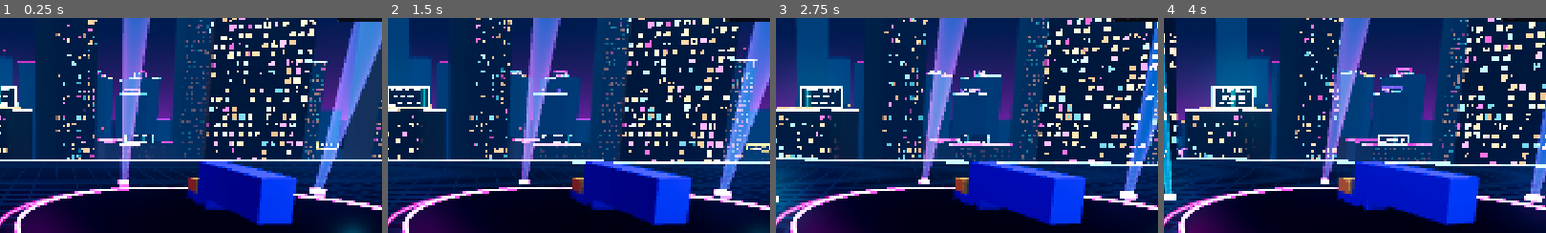
Above: before the commit, frames 1-4 (left to right).
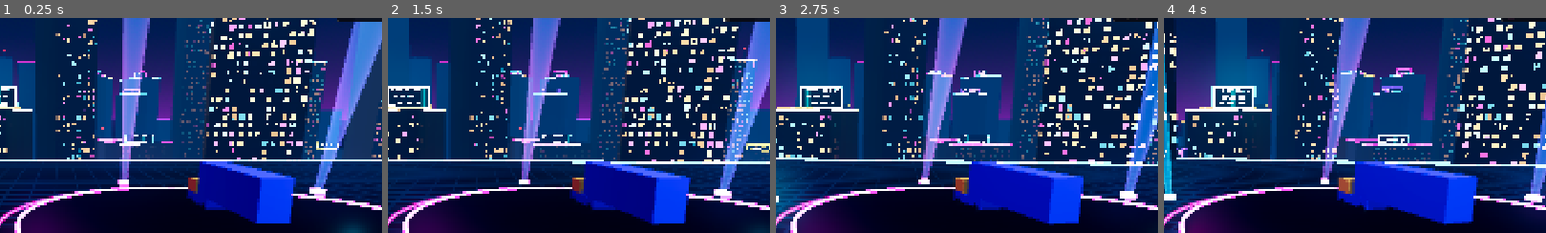
Above: after the commit, the same moments.

Repository: Shoz567/course-camions
Game: Godot game, scene res://ui/main_menu.tscn
Same seed, same stepped clock (60 frames per second), same inputs: the game is played once before the commit and once after it.
Inputs (mouse positions are % of the whole screen's width and height, from its top left):
- Up to frame 1 (0.25 s): no input
- Up to frame 2 (1.5 s): click "100cc NORMAL" at 0.5 s; click "100cc NORMAL" at 1.25 s
- Up to frame 3 (2.75 s): tap Enter (ui_accept) at 2, 2.27 s; move the mouse to (72, 45) at 2.02 s; hold D from 2.03 s (still down); tap Space at 2.1 s; click (72, 45) at 2.17 s
- Up to frame 4 (4 s): release D at 2.75 s; drag from (30, 55) to (45, 70) at 2.77 s; move the mouse to (60, 28) at 3.52 s; hold D from 3.53 s (still down); tap Shift at 3.6 s
The pictures show only the part of the screen within x 43-93%, y 8-58%; the shares and areas given below are measured in that part.

The runs differ from the first frame. In frame 1, 0.5% of the frame differs, in the area x 51-78%, y 68-97%; in frame 2, 0.5%; in frame 3, 0.6%, in the area x 48-82%, y 65-97%; in frame 4, 0.6%.

Commit message:
assets: une remorque unique par vehicule, structure comprise
Plus aucun chassis, essieu ni roue partage : chaque semi-remorque a son
propre chassis et son train roulant (nombre, ecartement et taille des
essieux, roues simples ou jumelees, jantes, garde-boue, bequilles,
feux). Les caisses de l'equipe sont gardees ; grue (semi-grue),
pompier (fourgon incendie), saleuse (semi-tremie) et porte-engins
(surbaisse, deux chariots arrimes) sont entierement generes.

Roues bas poly : 1 800 a 12 600 triangles par remorque (32 000 a
54 000 avant). Script idempotent a l'octet ; caisses de collision
remesurees.

Co-Authored-By: Claude Opus 5.5 <noreply@anthropic.com>

Diff:
--- a/game/vehicles/trailers/betaillere.tres
+++ b/game/vehicles/trailers/betaillere.tres
@@ -8,8 +8,8 @@
 display_name = "BÉTAILLÈRE"
 tagline = "haute et large, gros barrage une fois larguée"
 model = "../Assets_Visuels/Armes_et_camions/vehicules/betaillere.glb"
-box_size = Vector3(3.64, 4.53, 15.32)
-box_center = Vector3(0, 4.43, 8.14)
+box_size = Vector3(3.64, 4.53, 15.46)
+box_center = Vector3(0, 4.43, 8.21)
 top_speed_mult = 0.97
 accel_mult = 0.95
 grip_mult = 0.97
--- a/game/vehicles/trailers/chariot_elevateur.tres
+++ b/game/vehicles/trailers/chariot_elevateur.tres
@@ -5,11 +5,11 @@
 [resource]
 script = ExtResource("1")
 id = &"chariot_elevateur"
-display_name = "CHARIOT"
-tagline = "palettes et chariot embarqué : légère et vive, mais fragile et longue"
+display_name = "PORTE-ENGINS"
+tagline = "porte-engins surbaissé, deux chariots arrimés : léger et vif, mais fragile"
 model = "../Assets_Visuels/Armes_et_camions/vehicules/chariot_elevateur.glb"
-box_size = Vector3(3.15, 1.86, 18.38)
-box_center = Vector3(0, 3.09, 9.67)
+box_size = Vector3(3.0, 2.09, 15.96)
+box_center = Vector3(0, 3.21, 8.46)
 top_speed_mult = 1.04
 accel_mult = 1.06
 grip_mult = 1.0
--- a/game/vehicles/trailers/chasse_neige.tres
+++ b/game/vehicles/trailers/chasse_neige.tres
@@ -6,10 +6,10 @@
 script = ExtResource("1")
 id = &"chasse_neige"
 display_name = "SALEUSE"
-tagline = "trémie à sel, accroche la route même glissante"
+tagline = "semi-trémie à sel, accroche la route même glissante"
 model = "../Assets_Visuels/Armes_et_camions/vehicules/chasse_neige.glb"
-box_size = Vector3(3.15, 2.69, 15.32)
-box_center = Vector3(0, 3.5, 8.14)
+box_size = Vector3(3.12, 2.88, 15.51)
+box_center = Vector3(0, 3.6, 8.24)
 top_speed_mult = 0.99
 accel_mult = 0.98
 grip_mult = 1.06
--- a/game/vehicles/trailers/citerne.tres
+++ b/game/vehicles/trailers/citerne.tres
@@ -8,8 +8,8 @@
 display_name = "CITERNE"
 tagline = "lourde et robuste, lente à lancer"
 model = "../Assets_Visuels/Armes_et_camions/vehicules/citerne.glb"
-box_size = Vector3(2.98, 3.57, 15.32)
-box_center = Vector3(0, 3.95, 8.14)
+box_size = Vector3(2.98, 3.57, 15.36)
+box_center = Vector3(0, 3.95, 8.16)
 top_speed_mult = 0.96
 accel_mult = 0.92
 grip_mult = 1.0
--- a/game/vehicles/trailers/conteneur.tres
+++ b/game/vehicles/trailers/conteneur.tres
@@ -8,8 +8,8 @@
 display_name = "CONTENEUR"
 tagline = "la référence : polyvalente"
 model = "../Assets_Visuels/Armes_et_camions/vehicules/remorque.glb"
-box_size = Vector3(3.15, 4.2, 15.32)
-box_center = Vector3(0, 4.26, 8.14)
+box_size = Vector3(3.09, 4.2, 15.07)
+box_center = Vector3(0, 4.26, 8.02)
 top_speed_mult = 1.0
 accel_mult = 1.0
 grip_mult = 1.0
--- a/game/vehicles/trailers/grue.tres
+++ b/game/vehicles/trailers/grue.tres
@@ -6,10 +6,10 @@
 script = ExtResource("1")
 id = &"grue"
 display_name = "GRUE"
-tagline = "porte-grue sur béquilles, bien posée en virage"
+tagline = "semi-grue sur béquilles, bien posée en virage"
 model = "../Assets_Visuels/Armes_et_camions/vehicules/grue.glb"
-box_size = Vector3(3.15, 5.17, 15.32)
-box_center = Vector3(0, 4.74, 8.14)
+box_size = Vector3(2.8, 2.46, 15.16)
+box_center = Vector3(0, 3.39, 8.06)
 top_speed_mult = 0.99
 accel_mult = 0.97
 grip_mult = 1.03
--- a/game/vehicles/trailers/pompier.tres
+++ b/game/vehicles/trailers/pompier.tres
@@ -6,10 +6,10 @@
 script = ExtResource("1")
 id = &"pompier"
 display_name = "POMPIER"
-tagline = "fourgon et grande échelle, équilibrée"
+tagline = "fourgon incendie et grande échelle, équilibré"
 model = "../Assets_Visuels/Armes_et_camions/vehicules/pompier.glb"
-box_size = Vector3(3.15, 3.43, 15.32)
-box_center = Vector3(0, 3.88, 8.14)
+box_size = Vector3(3.19, 2.82, 15.22)
+box_center = Vector3(0, 3.57, 8.09)
 top_speed_mult = 1.0
 accel_mult = 0.99
 grip_mult = 1.0
--- a/game/vehicles/trailers/porte_voitures.tres
+++ b/game/vehicles/trailers/porte_voitures.tres
@@ -8,8 +8,8 @@
 display_name = "PORTE-VOITURES"
 tagline = "la plus longue, un peu flottante"
 model = "../Assets_Visuels/Armes_et_camions/vehicules/porte_voitures.glb"
-box_size = Vector3(3.0, 3.34, 15.76)
-box_center = Vector3(0, 3.83, 8.36)
+box_size = Vector3(3.0, 3.34, 16.05)
+box_center = Vector3(0, 3.83, 8.51)
 top_speed_mult = 0.98
 accel_mult = 0.96
 grip_mult = 0.96
Not shown, changed: Assets_Visuels/Armes_et_camions/vehicules/betaillere.blend
Not shown, changed: Assets_Visuels/Armes_et_camions/vehicules/betaillere.glb
Not shown, changed: Assets_Visuels/Armes_et_camions/vehicules/chariot_elevateur.blend
Not shown, changed: Assets_Visuels/Armes_et_camions/vehicules/chariot_elevateur.glb
Not shown, changed: Assets_Visuels/Armes_et_camions/vehicules/chasse_neige.blend
Not shown, changed: Assets_Visuels/Armes_et_camions/vehicules/chasse_neige.glb
Not shown, changed: Assets_Visuels/Armes_et_camions/vehicules/citerne.blend
Not shown, changed: Assets_Visuels/Armes_et_camions/vehicules/citerne.glb
Not shown, changed: Assets_Visuels/Armes_et_camions/vehicules/grue.blend
Not shown, changed: Assets_Visuels/Armes_et_camions/vehicules/grue.glb
Not shown, changed: Assets_Visuels/Armes_et_camions/vehicules/pompier.blend
Not shown, changed: Assets_Visuels/Armes_et_camions/vehicules/pompier.glb
(and 8 more such lines)
